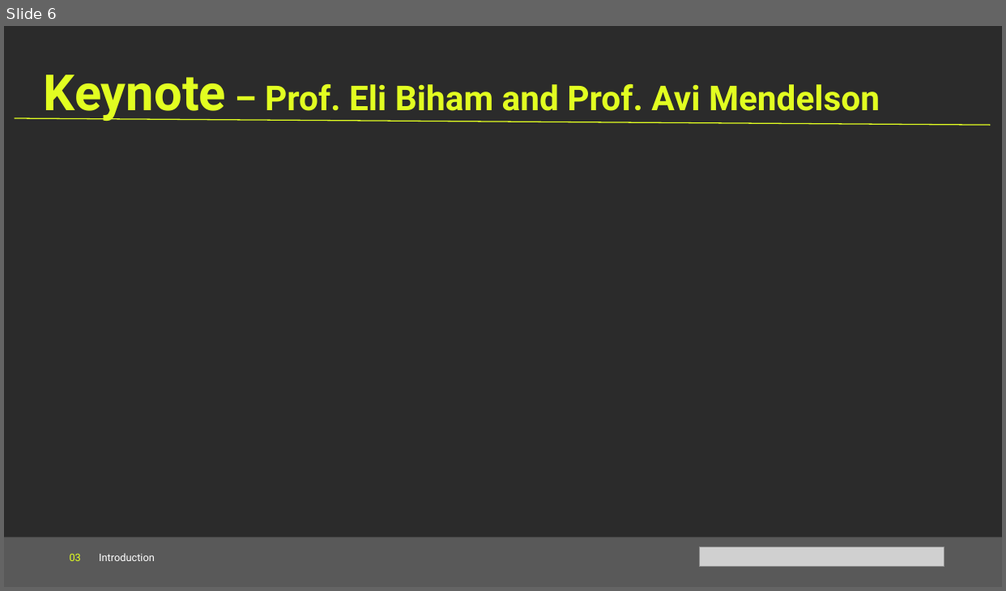
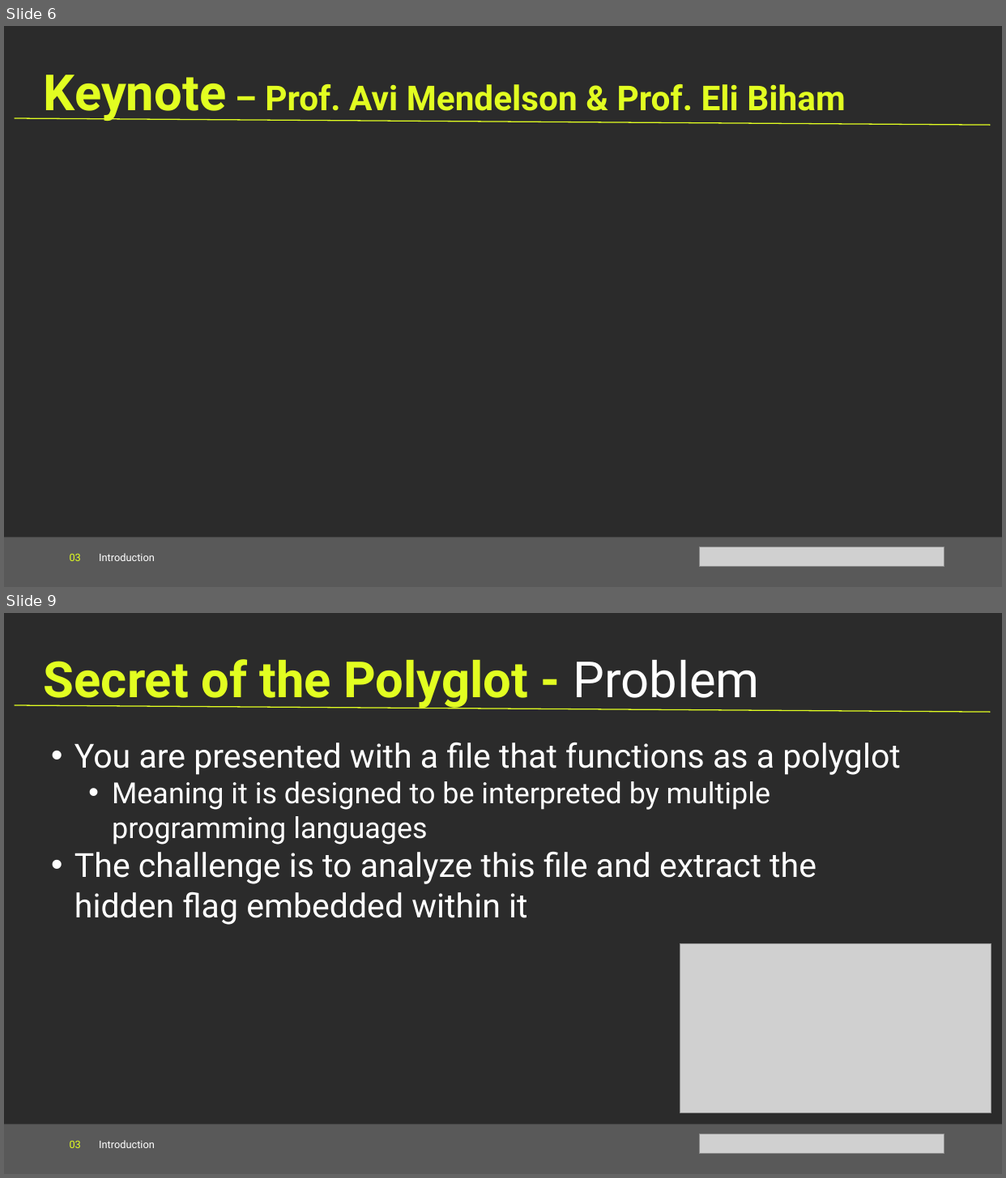
Before and after one commit to Cyanivde/technion-ctf, a slide deck: files/introduction.pptx. Shown one above the other, each under a label of ours: slide 6 before the commit, slides 6 and 9 after it; the slides between them are not shown. The pictures are 1006x591 and 1006x1178 pixels, drawn with LibreOffice and Linux fonts; fonts in the diff are those of the drawing; grey boxes stand for pictures; background and template pictures are left out; a plain dark background stands for a picture behind light text. Boxes give left, top, right and bottom in pixels: in the first picture for what was removed or moved away, otherwise in the second. Text is boxed around its words. In the diff, an @@ line names an element or a change of style, - is before the commit and + after.

```diff
--- a/files/introduction.pptx
+++ b/files/introduction.pptx
@@ slide 9 added at box(4, 613, 1002, 1174), background picture (left out) @@
@@ text added at box(44, 659, 760, 709), 48 pt, text #E2FE21, bold @@
+Secret of the Polyglot - Problem
@@ line added from (15, 705) to (991, 712), #E2FE21 1 pt @@
@@ text added at box(74, 742, 901, 925), 32 pt, text #FFFFFF @@
+• You are presented with a file that functions as a polyglot
+  • Meaning it is designed to be interpreted by multiple programming languages
+• The challenge is to analyze this file and extract the hidden flag embedded within it
@@ picture added at box(680, 944, 991, 1113) @@
@@ rectangle added at box(4, 1124, 1002, 1174), fill #595959 @@
@@ text added at box(70, 1140, 155, 1148), 10 pt, text #FFFFFF @@
+03 Introduction
@@ picture added at box(700, 1134, 944, 1154) @@
@@ slide 6 changed as well @@
@@ text at box(44, 75, 845, 121): text changed @@
-Keynote – Prof. Eli Biham and Prof. Avi Mendelson
+Keynote – Prof. Avi Mendelson & Prof. Eli Biham
```
Also in this commit, not shown: 6 other slides changed, 12 other slides added, 2 other files.
